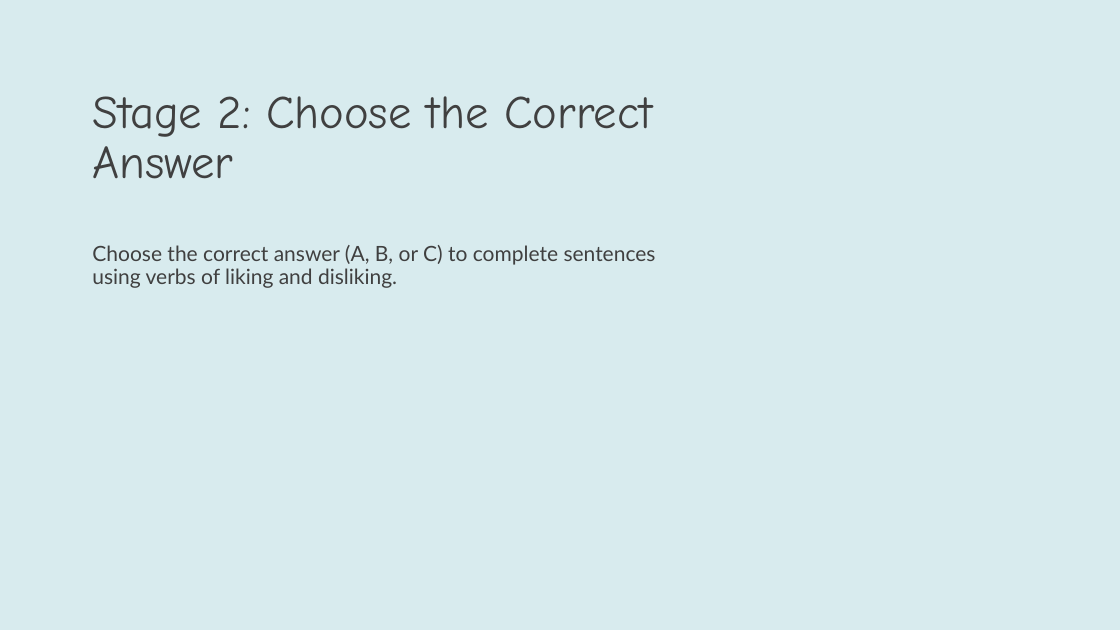
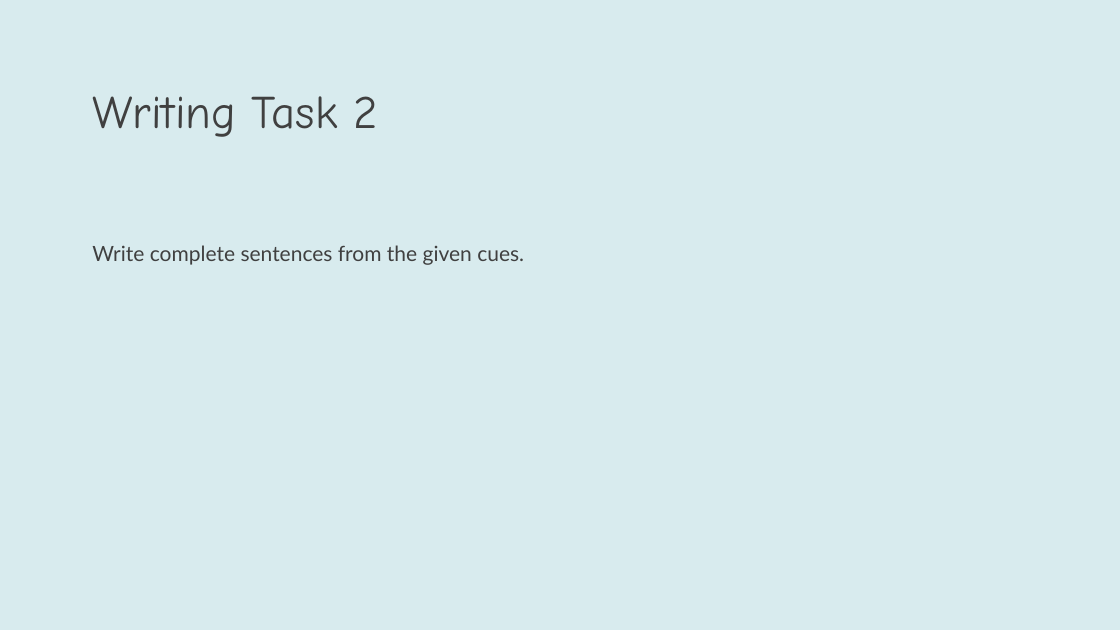
Before and after one commit to YuSh1nafk/IPR2026, a slide deck: slide 58 of back_end/outputs/Global_Success_Book_4_Presentation.pptx (slide 30 before the commit). Drawn at 1120x630 pixels with LibreOffice and Linux fonts; fonts in the diff are those of the drawing. Boxes give left, top, right and bottom in pixels: in the first picture for what was removed or moved away, otherwise in the second. Text is boxed around its words. In the diff, an @@ line names an element or a change of style, - is before the commit and + after.

```diff
--- a/back_end/outputs/Global_Success_Book_4_Presentation.pptx
+++ b/back_end/outputs/Global_Success_Book_4_Presentation.pptx
@@ title at [92,96,377,137]: text changed @@
-Stage 2: Choose the Correct Answer
+Writing Task 2
@@ text at [92,245,524,265]: text changed @@
-Choose the correct answer (A, B, or C) to complete sentences using verbs of liking and disliking.
+Write complete sentences from the given cues.
```
Also in this commit, not shown: 49 other slides changed, 4 slides added, 9 slides removed, 24 other files.
